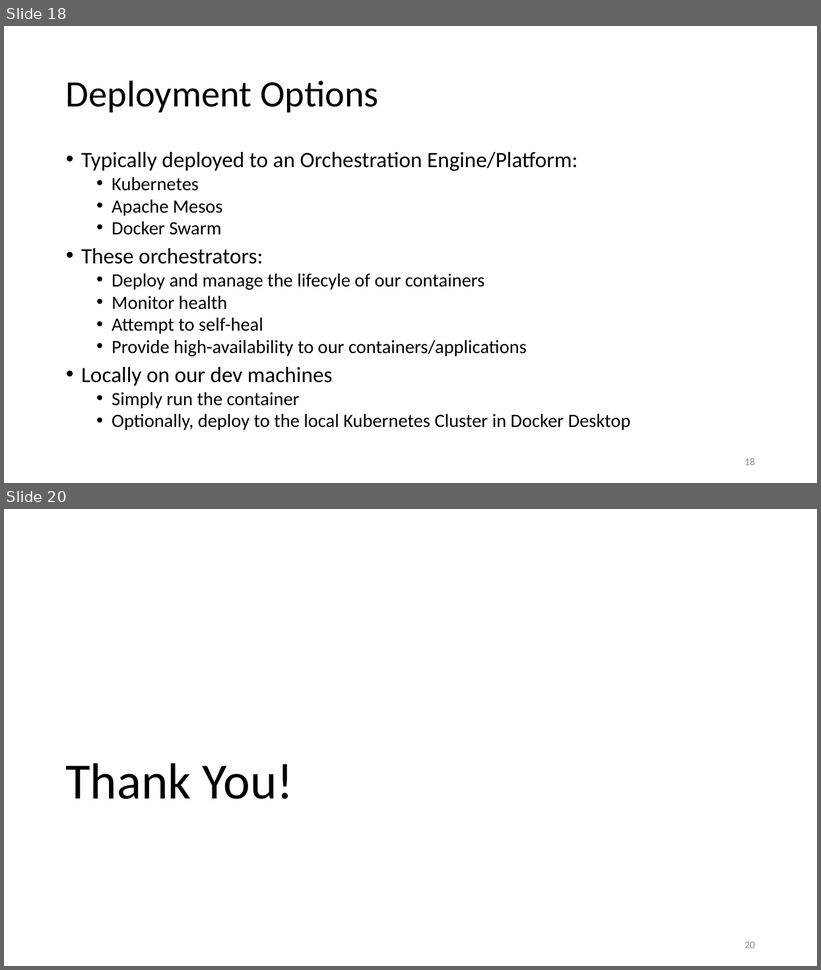
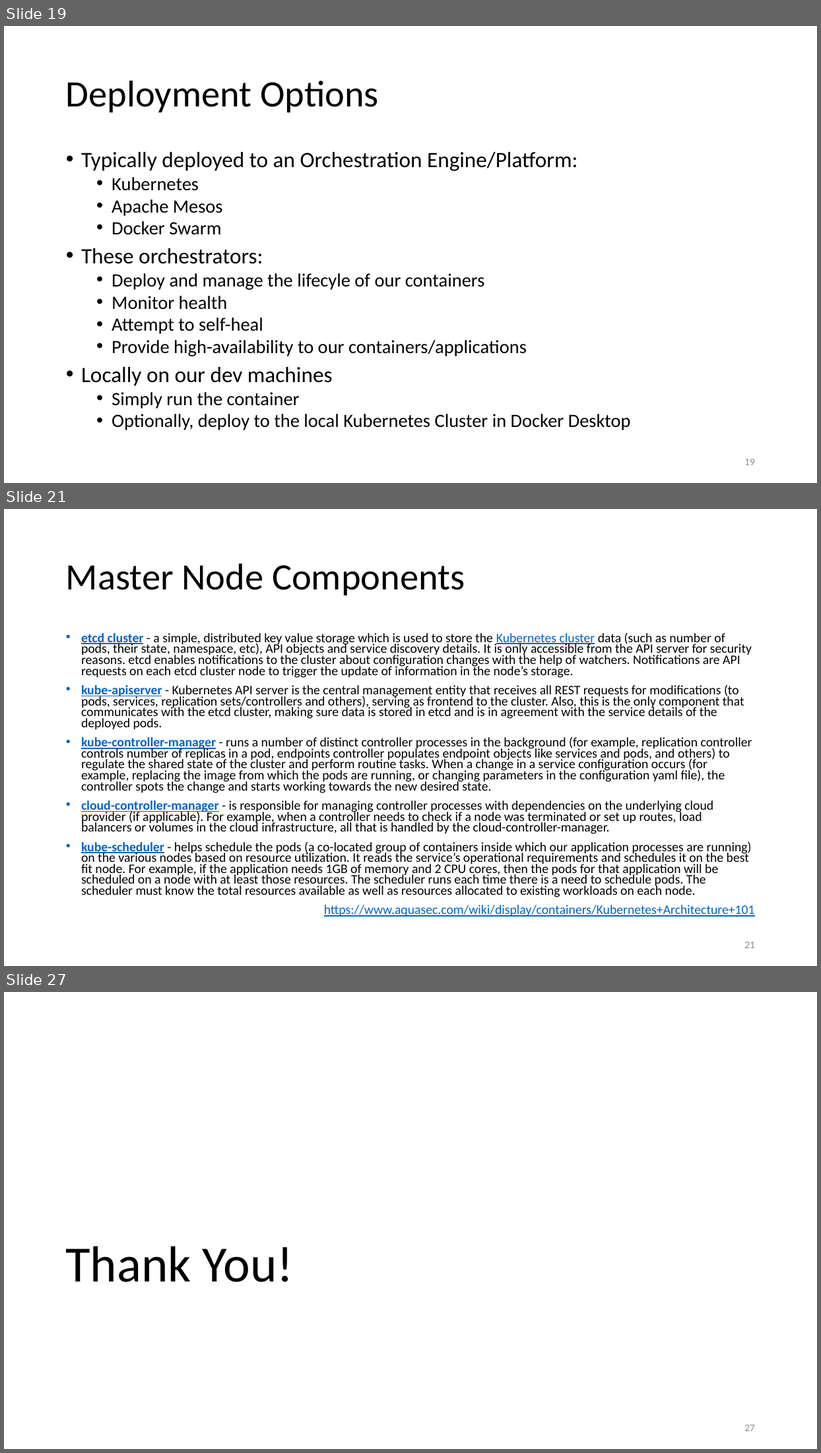
Before and after one commit to jpenniman/java-ms-training, a slide deck: slide-decks/Introduction-to-containers.pptx. Shown one above the other, each under a label of ours: slides 18 and 20 before the commit, slides 19, 21 and 27 after it; the slides between them are not shown. The pictures are 821x970 and 821x1453 pixels, drawn with LibreOffice and Linux fonts; fonts in the diff are those of the drawing; background and template pictures are left out. Boxes give left, top, right and bottom in pixels: in the first picture for what was removed or moved away, otherwise in the second. Text is boxed around its words. In the diff, an @@ line names an element or a change of style, - is before the commit and + after.

Commit message:
Kubernetes fundamentals

```diff
--- a/slide-decks/Introduction-to-containers.pptx
+++ b/slide-decks/Introduction-to-containers.pptx
@@ slide 21 added at bbox=[4, 509, 817, 966], background #FFFFFF @@
@@ title added at bbox=[66, 563, 465, 595], 44 pt, text #000000 @@
+Master Node Components
@@ text added at bbox=[81, 632, 755, 917], 15.4 pt, text #000000 @@
+• etcd cluster - a simple, distributed key value storage which is used to store the Kubernetes cluster data (such as number of pods, their state, namespace, etc), API objects and service discovery details. It is only accessible from the API server for security reasons. etcd enables notifications to the cluster about configuration changes with the help of watchers. Notifications are API requests on each etcd cluster node to trigger the update of information in the node’s storage.
+• kube-apiserver - Kubernetes API server is the central management entity that receives all REST requests for modifications (to pods, services, replication sets/controllers and others), serving as frontend to the cluster. Also, this is the only component that communicates with the etcd cluster, making sure data is stored in etcd and is in agreement with the service details of the deployed pods.
+• kube-controller-manager - runs a number of distinct controller processes in the background (for example, replication controller controls number of replicas in a pod, endpoints controller populates endpoint objects like services and pods, and others) to regulate the shared state of the cluster and perform routine tasks. When a change in a service configuration occurs (for example, replacing the image from which the pods are running, or changing parameters in the configuration yaml file), the controller spots the change and starts working towards the new desired state.
+• cloud-controller-manager - is responsible for managing controller processes with dependencies on the underlying cloud provider (if applicable). For example, when a controller needs to check if a node was terminated or set up routes, load balancers or volumes in the cloud infrastructure, all that is handled by the cloud-controller-manager.
+• kube-scheduler - helps schedule the pods (a co-located group of containers inside which our application processes are running) on the various nodes based on resource utilization. It reads the service’s operational requirements and schedules it on the best fit node. For example, if the application needs 1GB of memory and 2 CPU cores, then the pods for that application will be scheduled on a node with at least those resources. The scheduler runs each time there is a need to schedule pods. The scheduler must know the total resources available as well as resources allocated to existing workloads on each node.
+https://www.aquasec.com/wiki/display/containers/Kubernetes+Architecture+101
@@ page number added at bbox=[745, 942, 755, 949], 12 pt, text #8C8C8C @@
+21
@@ what was slide 18 is now slide 19 @@
@@ page number at bbox=[745, 459, 755, 466]: text changed @@
-18
+19
@@ what was slide 20 is now slide 27 @@
@@ page number at bbox=[745, 1425, 755, 1432]: text changed @@
-20
+27
```
Also in this commit, not shown: 1 slide changed, 6 other slides added.
